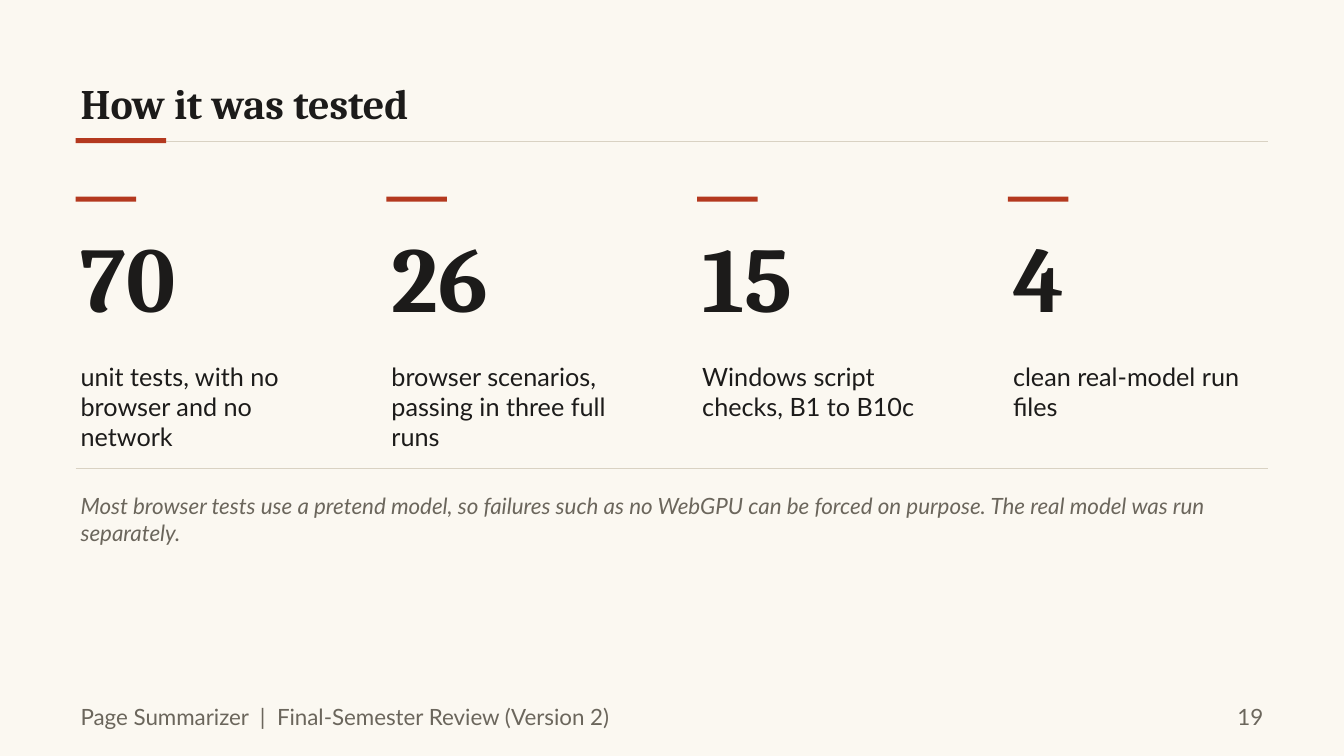
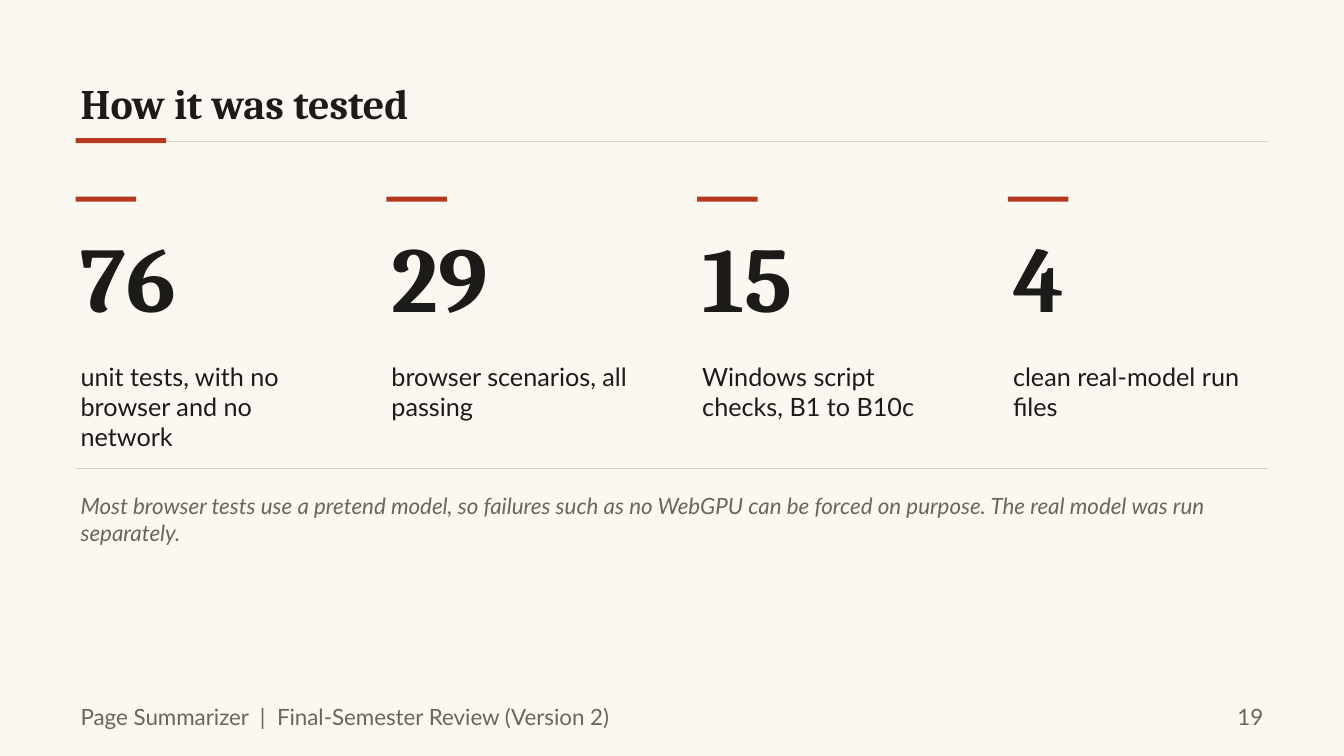
Before and after one commit to Vickey-vijay/DISSCO_web-page-summarizer, a slide deck: slide 19 of finalsem/docs/ppt/FinalSem_Deck.pptx. Drawn at 1344x756 pixels with LibreOffice and Linux fonts; fonts in the diff are those of the drawing. Boxes give left, top, right and bottom in pixels: in the first picture for what was removed or moved away, otherwise in the second. Text is boxed around its words. In the diff, an @@ line names an element or a change of style, - is before the commit and + after.

```diff
--- a/finalsem/docs/ppt/FinalSem_Deck.pptx
+++ b/finalsem/docs/ppt/FinalSem_Deck.pptx
@@ text at [81, 249, 176, 313]: text changed @@
-70
+76
@@ text at [391, 249, 487, 313]: text changed @@
-26
+29
@@ text at [391, 367, 626, 420]: text changed @@
-browser scenarios, passing in three full runs
+browser scenarios, all passing
```
Also in this commit, not shown: 2 other slides changed, 40 other files.
